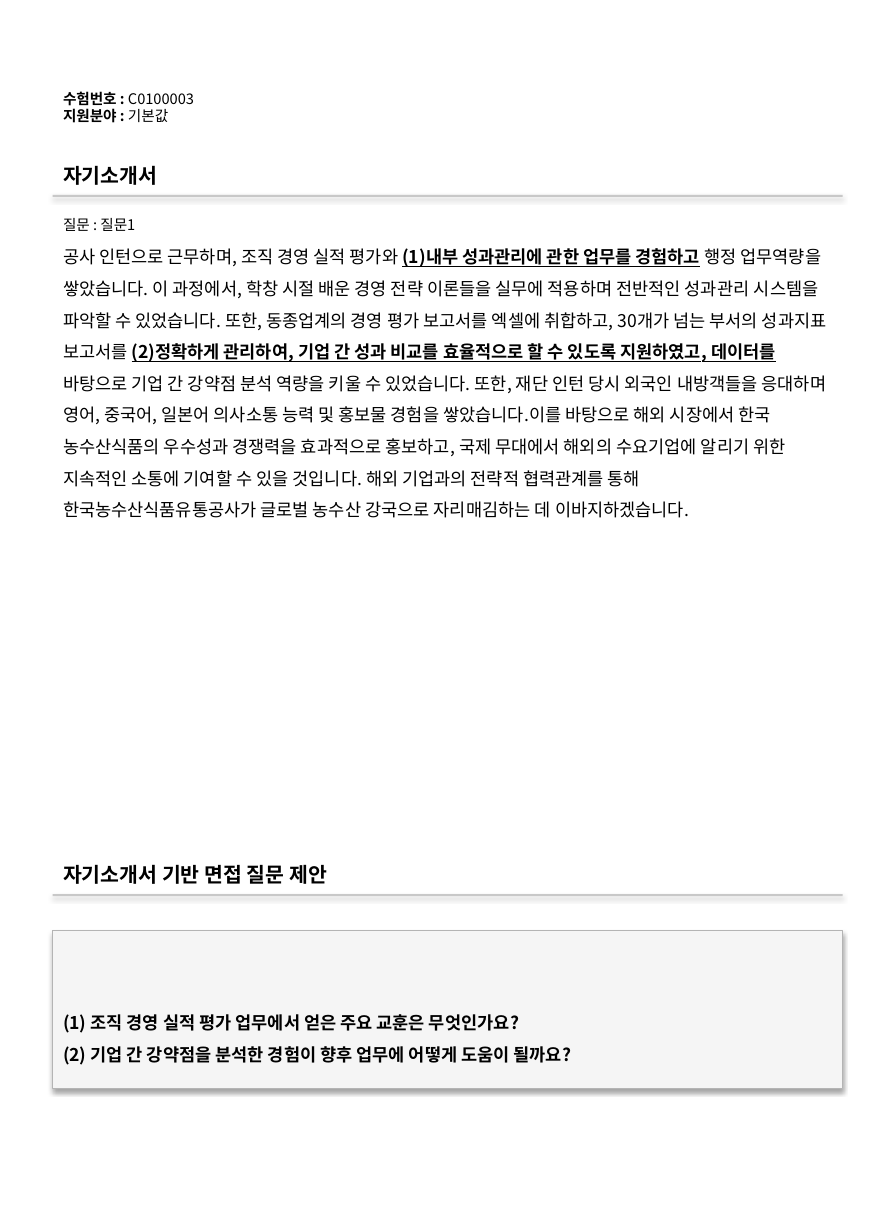
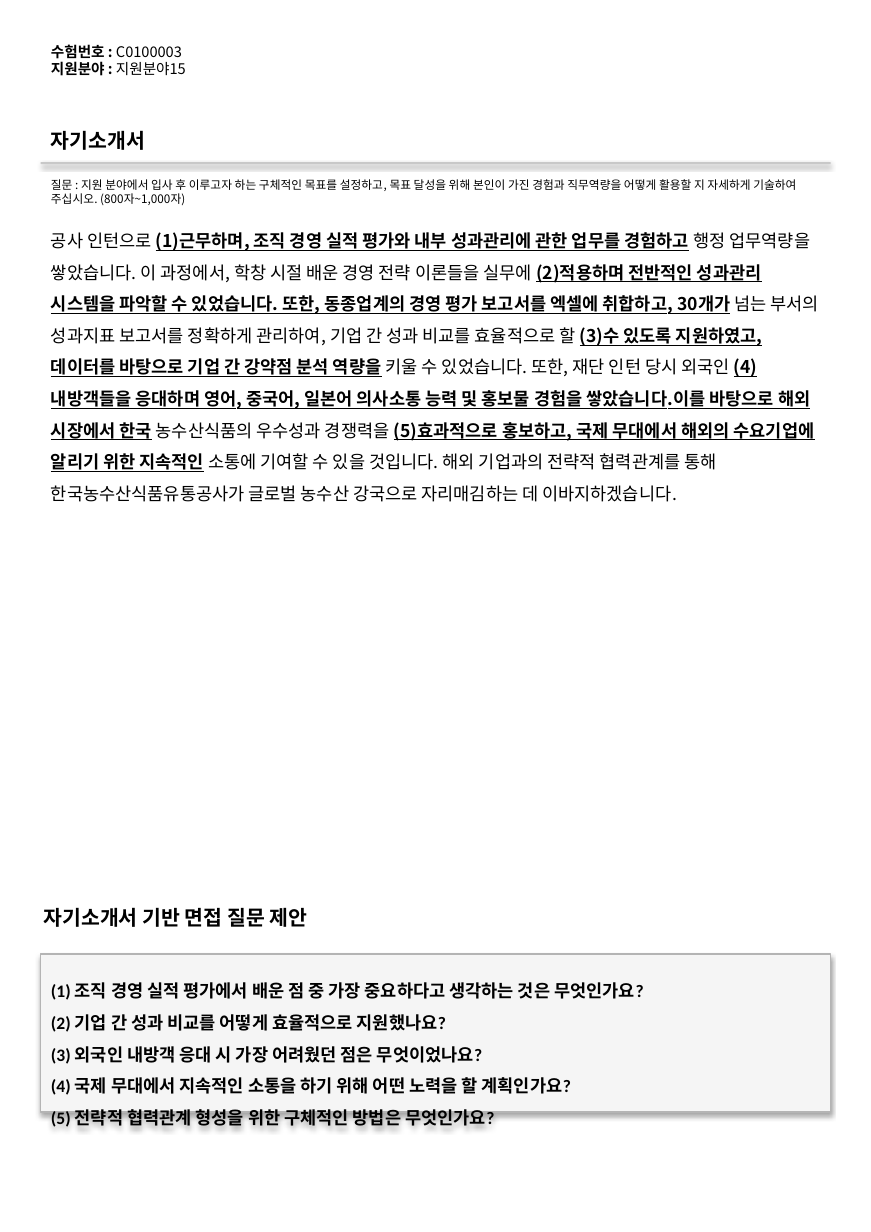
Before and after one commit to DaeGul2/isbr-auto-questionnaire, a slide deck: slide 15 of flask-server/outputs/output.pptx (slide 9 before the commit). Drawn at 871x1232 pixels with LibreOffice and Linux fonts; fonts in the diff are those of the drawing. Boxes give left, top, right and bottom in pixels: in the first picture for what was removed or moved away, otherwise in the second. Text is boxed around its words. In the diff, an @@ line names an element or a change of style, - is before the commit and + after.

```diff
--- a/flask-server/outputs/output.pptx
+++ b/flask-server/outputs/output.pptx
@@ text at <box>51,44,186,76</box>: text changed @@
-수험번호 : C0100003
-지원분야 : 기본값
+수험번호 : C0100003
+지원분야 : 지원분야15
@@ text "자기소개서": place and size @@
-text "자기소개서" at <box>63,165,157,185</box>
+text "자기소개서" at <box>51,130,145,150</box>
@@ rectangle: place and size @@
-rectangle at <box>53,195,843,197</box>
+rectangle at <box>41,162,831,164</box>
@@ text added at <box>51,179,796,205</box>, 8 pt, text #000000 @@
+질문 : 지원 분야에서 입사 후 이루고자 하는 구체적인 목표를 설정하고, 목표 달성을 위해 본인이 가진 경험과 직무역량을 어떻게 활용할 지 자세하게 기술하여 주십시오. (800자~1,000자)
@@ text at <box>51,232,818,502</box>: text changed; bold on @@
-공사 인턴으로 근무하며, 조직 경영 실적 평가와 (1)내부 성과관리에 관한 업무를 경험하고 행정 업무역량을 쌓았습니다. 이 과정에서, 학창 시절 배운 경영 전략 이론들을 실무에 적용하며 전반적인 성과관리 시스템을 파악할 수 있었습니다. 또한, 동종업계의 경영 평가 보고서를 엑셀에 취합하고, 30개가 넘는 부서의 성과지표 보고서를 (2)정확하게 관리하여, 기업 간 성과 비교를 효율적으로 할 수 있도록 지원하였고, 데이터를 바탕으로 기업 간 강약점 분석 역량을 키울 수 있었습니다. 또한, 재단 인턴 당시 외국인 내방객들을 응대하며 영어, 중국어, 일본어 의사소통 능력 및 홍보물 경험을 쌓았습니다.이를 바탕으로 해외 시장에서 한국 농수산식품의 우수성과 경쟁력을 효과적으로 홍보하고, 국제 무대에서 해외의 수요기업에 알리기 위한 지속적인 소통에 기여할 수 있을 것입니다. 해외 기업과의 전략적 협력관계를 통해 한국농수산식품유통공사가 글로벌 농수산 강국으로 자리매김하는 데 이바지하겠습니다.
+공사 인턴으로 (1)근무하며, 조직 경영 실적 평가와 내부 성과관리에 관한 업무를 경험하고 행정 업무역량을 쌓았습니다. 이 과정에서, 학창 시절 배운 경영 전략 이론들을 실무에 (2)적용하며 전반적인 성과관리 시스템을 파악할 수 있었습니다. 또한, 동종업계의 경영 평가 보고서를 엑셀에 취합하고, 30개가 넘는 부서의 성과지표 보고서를 정확하게 관리하여, 기업 간 성과 비교를 효율적으로 할 (3)수 있도록 지원하였고, 데이터를 바탕으로 기업 간 강약점 분석 역량을 키울 수 있었습니다. 또한, 재단 인턴 당시 외국인 (4)내방객들을 응대하며 영어, 중국어, 일본어 의사소통 능력 및 홍보물 경험을 쌓았습니다.이를 바탕으로 해외 시장에서 한국 농수산식품의 우수성과 경쟁력을 (5)효과적으로 홍보하고, 국제 무대에서 해외의 수요기업에 알리기 위한 지속적인 소통에 기여할 수 있을 것입니다. 해외 기업과의 전략적 협력관계를 통해 한국농수산식품유통공사가 글로벌 농수산 강국으로 자리매김하는 데 이바지하겠습니다.
@@ text removed at <box>63,218,135,231</box> @@
-질문 : 질문1
@@ text "자기소개서 기반 면접 질문 제안": place and size @@
-text "자기소개서 기반 면접 질문 제안" at <box>63,864,327,884</box>
+text "자기소개서 기반 면접 질문 제안" at <box>44,907,308,927</box>
@@ rectangle removed at <box>53,893,843,895</box> @@
@@ rectangle "(1) 조직 경영 실적 평가에서 ...": place and size @@
-rectangle "(1) 조직 경영 실적 평가에서 ..." at <box>53,931,843,1089</box>
+rectangle "(1) 조직 경영 실적 평가에서 ..." at <box>41,954,831,1112</box>
@@ text in rectangle at <box>51,982,643,1129</box>: text changed; font Noto Sans CJK KR to Calibri @@
-(1) 조직 경영 실적 평가 업무에서 얻은 주요 교훈은 무엇인가요?
-(2) 기업 간 강약점을 분석한 경험이 향후 업무에 어떻게 도움이 될까요?
+(1) 조직 경영 실적 평가에서 배운 점 중 가장 중요하다고 생각하는 것은 무엇인가요?
+(2) 기업 간 성과 비교를 어떻게 효율적으로 지원했나요?
+(3) 외국인 내방객 응대 시 가장 어려웠던 점은 무엇이었나요?
+(4) 국제 무대에서 지속적인 소통을 하기 위해 어떤 노력을 할 계획인가요?
+(5) 전략적 협력관계 형성을 위한 구체적인 방법은 무엇인가요?
```
Also in this commit, not shown: 3 other slides changed, 12 slides added, 8 slides removed, 5 other files.
